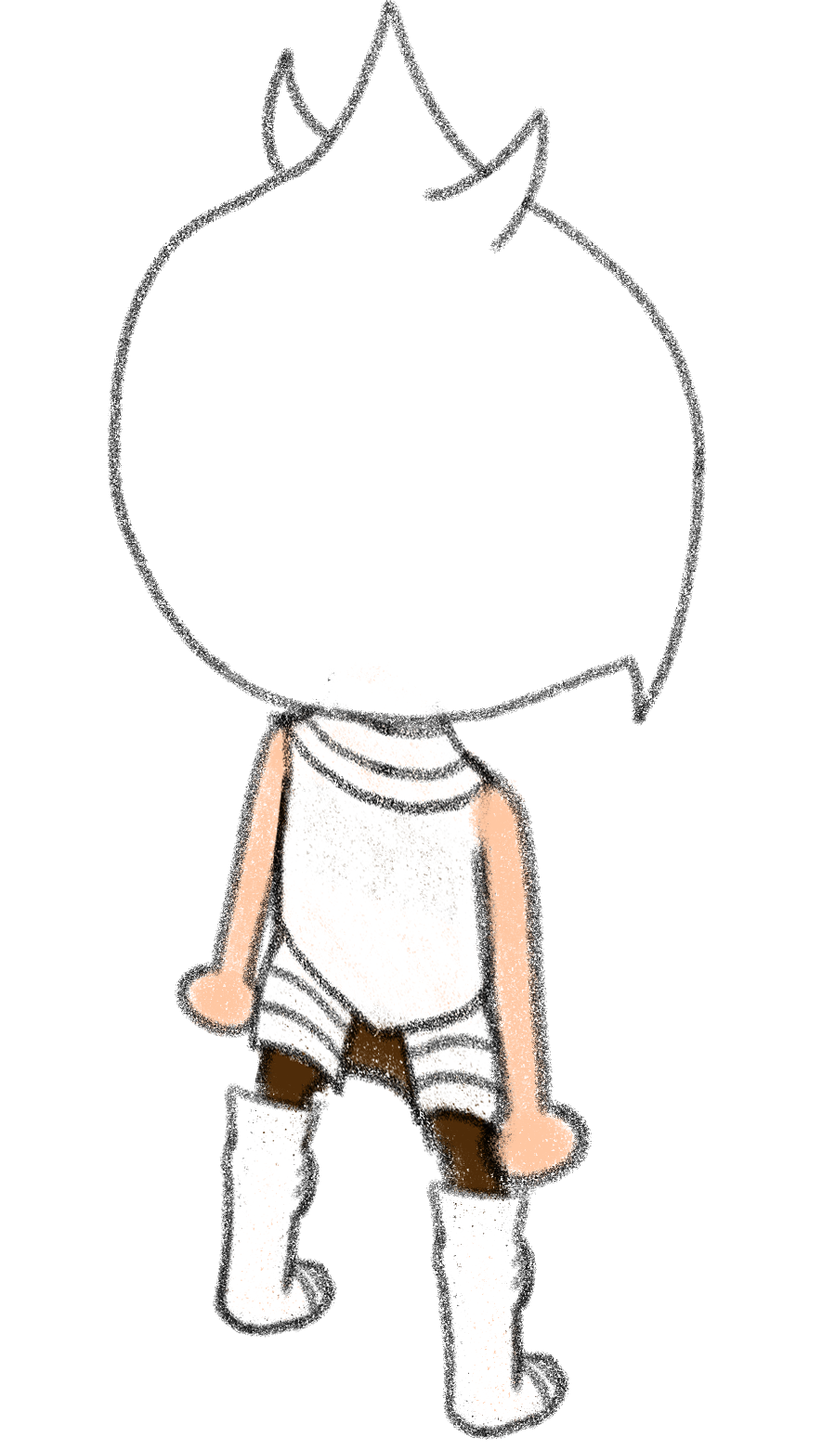
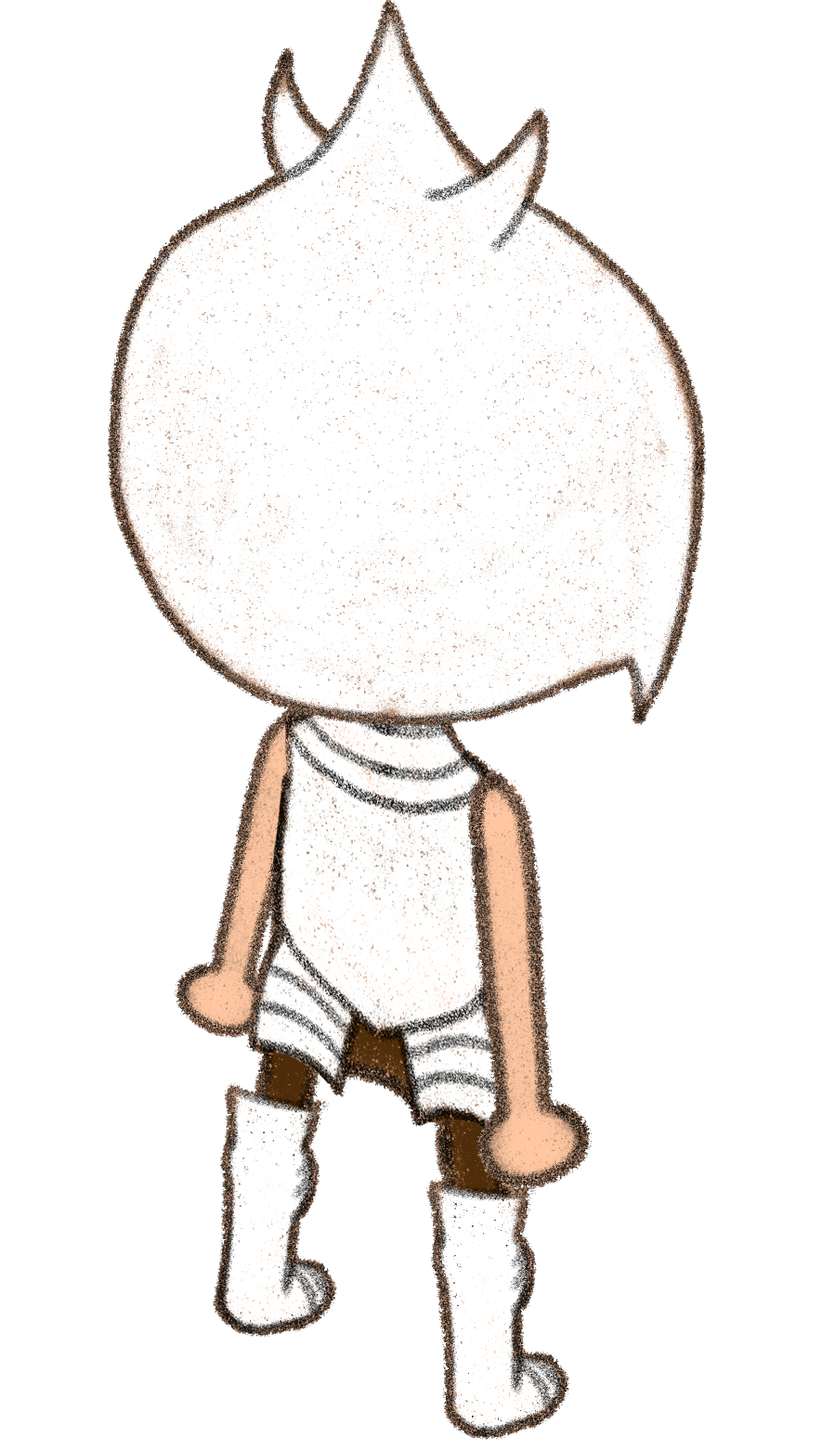
Layered file, before and after one edit (822x1450). Changes by layer:
painted on "cabeza" over left=107, top=0, right=707, bottom=729
painted on "1_brazo_derecho" over left=466, top=767, right=592, bottom=1191
painted on "cuerpo" over left=246, top=632, right=519, bottom=1179
painted on "2_pierna_derecha" over left=426, top=1058, right=570, bottom=1440
painted on "4_pierna_izq" over left=212, top=985, right=512, bottom=1401
painted on "5_brazo_izq" over left=174, top=705, right=321, bottom=1038
